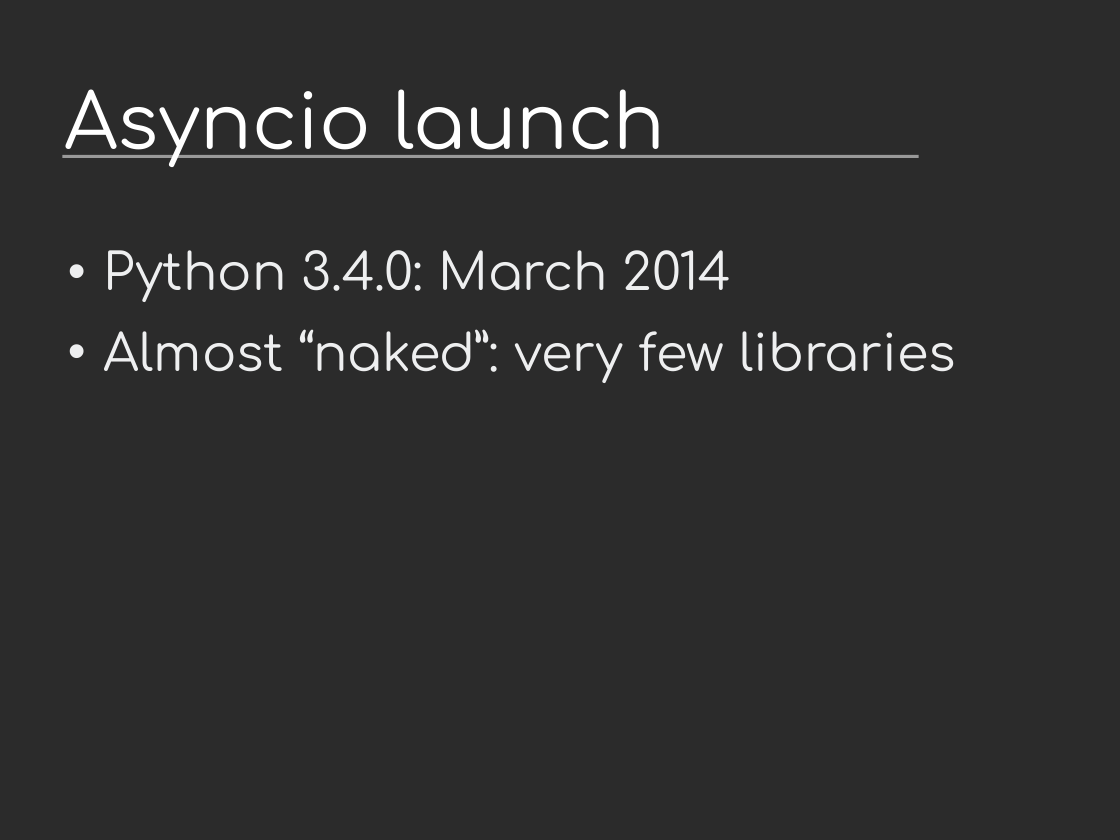
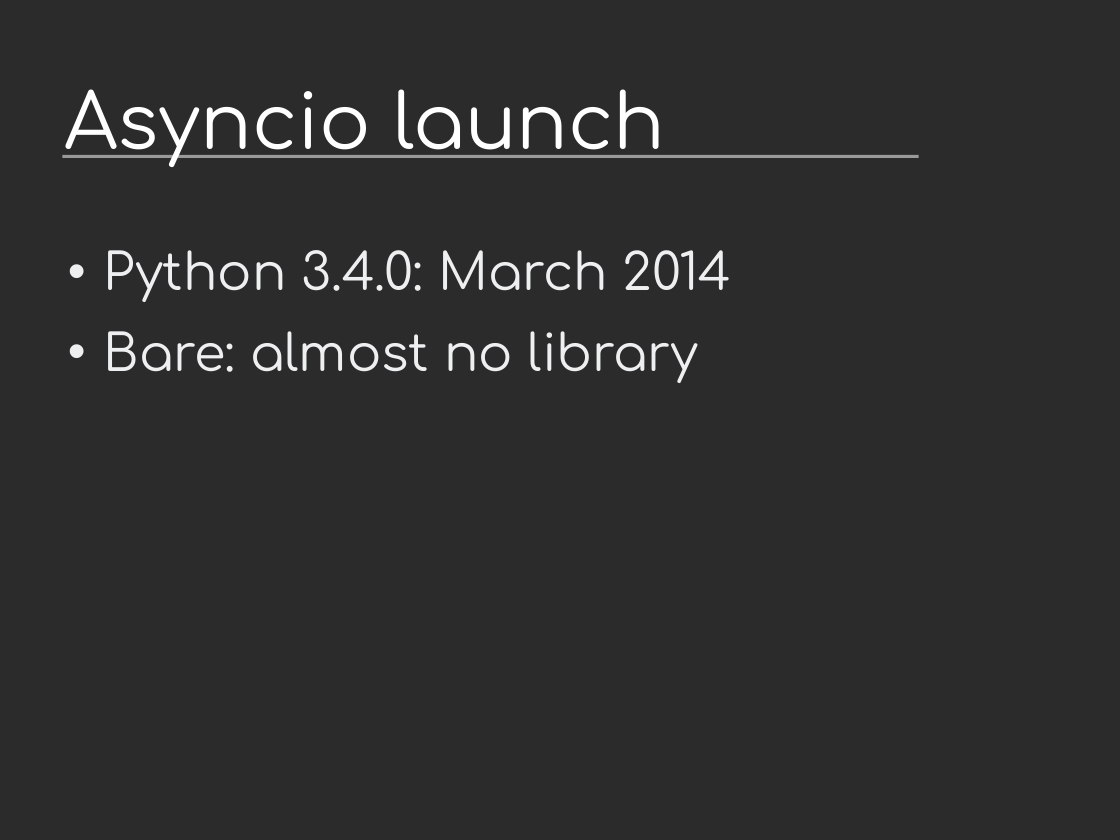
Before and after one commit to vstinner/talks, a slide deck: slide 3 of 2015-EuroPython-Bilbao/asyncio-community.odp (slide 4 before the commit). Drawn at 1120x840 pixels with LibreOffice and Linux fonts; fonts in the diff are those of the drawing; background and template pictures are left out; a plain dark background stands for a picture behind light text. Boxes give left, top, right and bottom in pixels: in the first picture for what was removed or moved away, otherwise in the second. Text is boxed around its words. In the diff, an @@ line names an element or a change of style, - is before the commit and + after.

```diff
--- a/2015-EuroPython-Bilbao/asyncio-community.odp
+++ b/2015-EuroPython-Bilbao/asyncio-community.odp
@@ text at <box>104,331,699,383</box>: text changed @@
-• Almost “naked”: very few libraries
+• Bare: almost no library
```
Also in this commit, not shown: 3 other slides changed, 1 slide removed, 1 other file.
